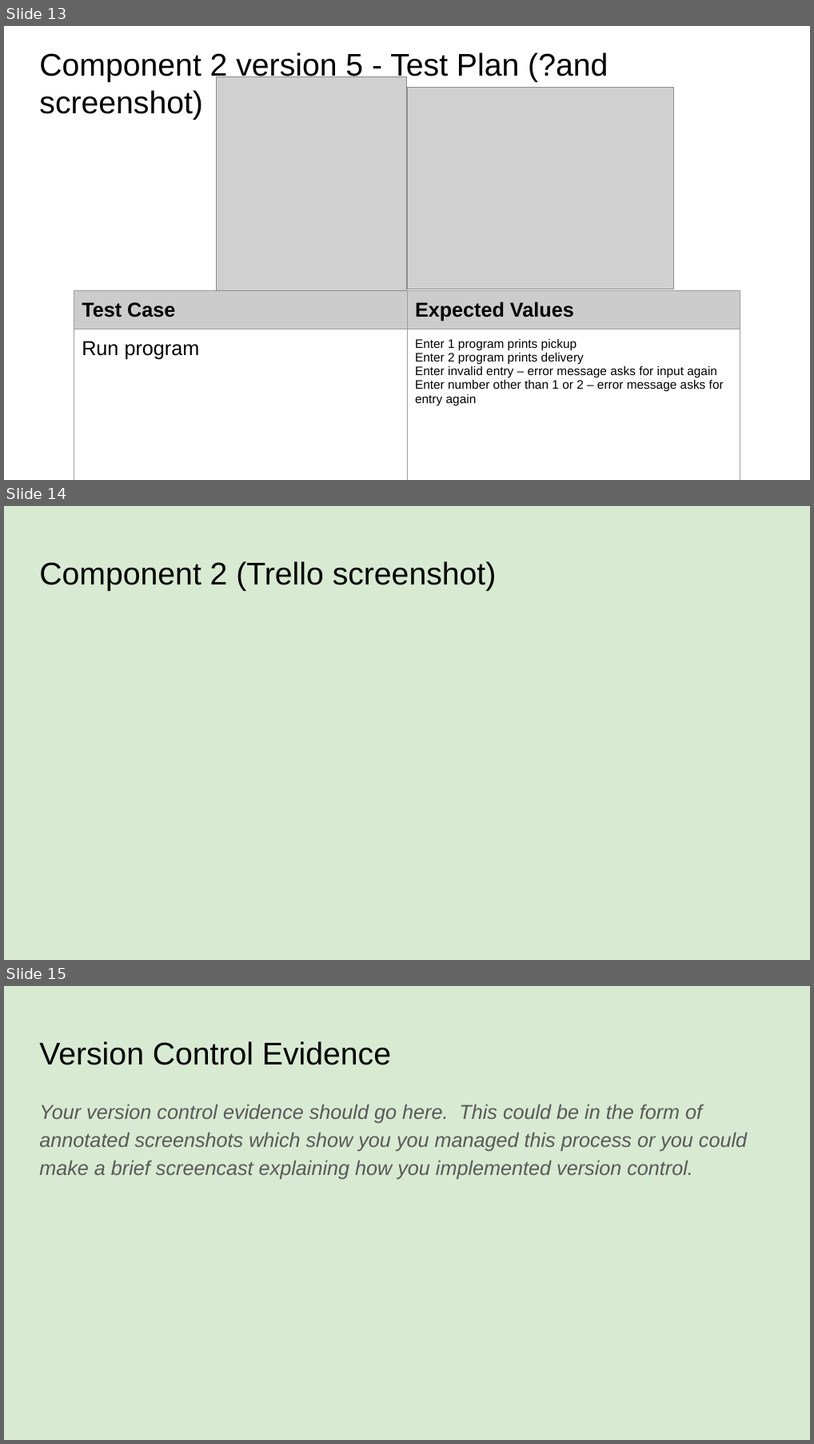
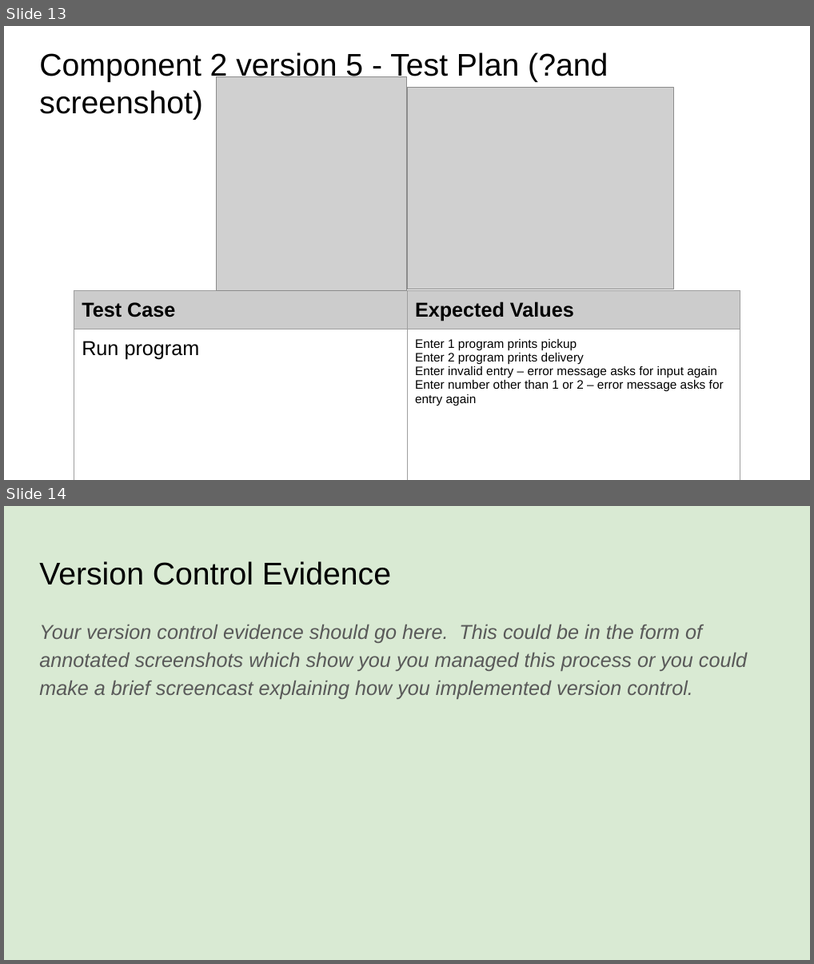
Before and after one commit to George7387/pizza_bot, a slide deck: 022_91893+_+91897+Documentation.pptx. Shown one above the other, each under a label of ours: slides 13, 14 and 15 before the commit, slides 13 and 14 after it. The pictures are 814x1444 and 814x964 pixels, drawn with LibreOffice and Linux fonts; fonts in the diff are those of the drawing; grey boxes stand for pictures. Boxes give left, top, right and bottom in pixels: in the first picture for what was removed or moved away, otherwise in the second. Text is boxed around its words. In the diff, an @@ line names an element or a change of style, - is before the commit and + after.

```diff
--- a/022_91893+_+91897+Documentation.pptx
+++ b/022_91893+_+91897+Documentation.pptx
@@ slide 14 removed at <box>4,506,810,960</box>, background #D9EAD3 @@
@@ title removed at <box>39,561,497,591</box> @@
-Component 2 (Trello screenshot)
@@ what was slide 15 is now slide 14 @@
```
Also in this commit, not shown: 1 other file.
